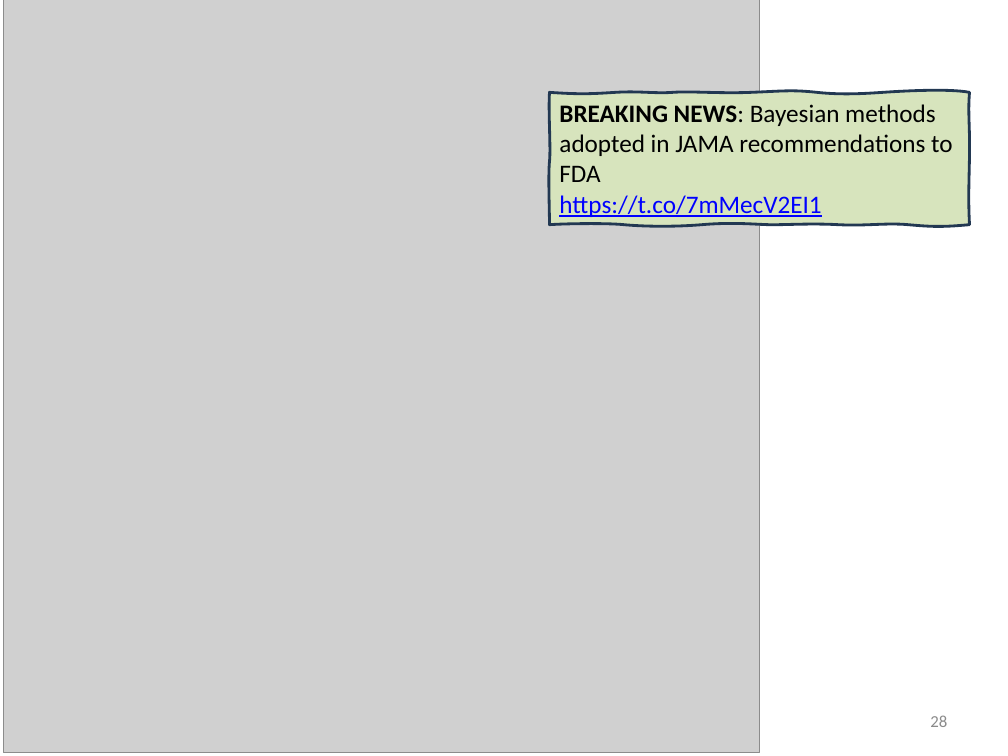
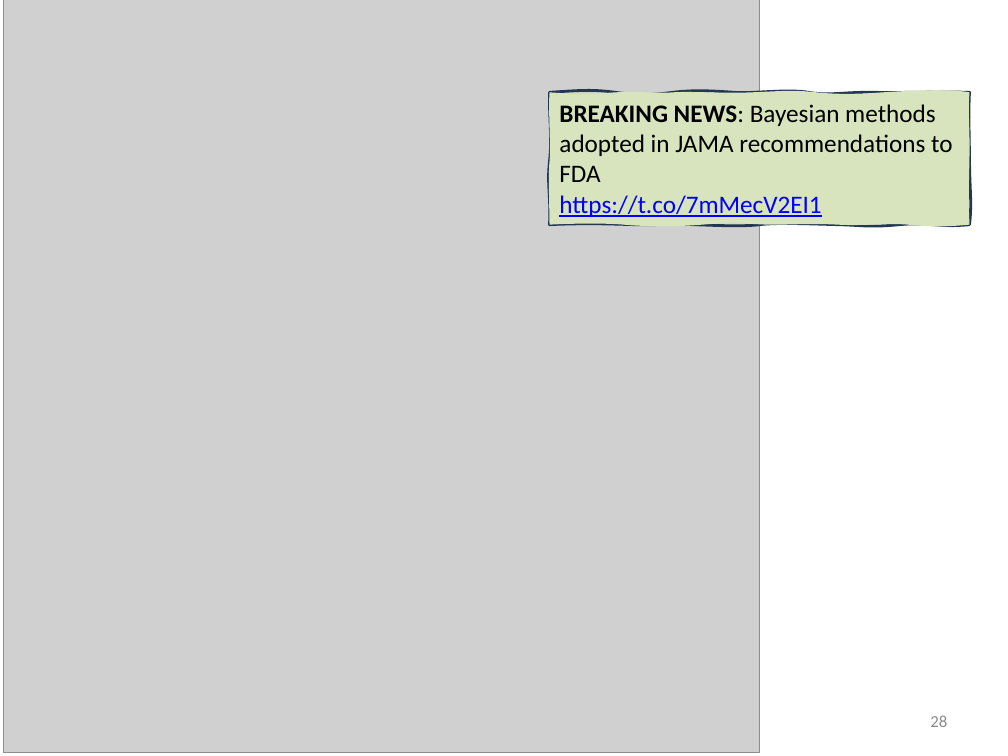
Before and after one commit to friendly/psy6136, a slide deck: slide 28 of docs/lectures/99-Summary.pptx. Drawn at 1008x756 pixels with LibreOffice and Linux fonts; fonts in the diff are those of the drawing; grey boxes stand for pictures. Boxes give left, top, right and bottom in pixels: in the first picture for what was removed or moved away, otherwise in the second. Text is boxed around its words. In the diff, an @@ line names an element or a change of style, - is before the commit and + after.

```diff
--- a/docs/lectures/99-Summary.pptx
+++ b/docs/lectures/99-Summary.pptx
@@ freeform shape "BREAKING NEWS: Bayesian methods adopted ..." at [549, 93, 970, 225]: outline redrawn @@
```
Also in this commit, not shown: 12 other slides changed, 10 other files.
